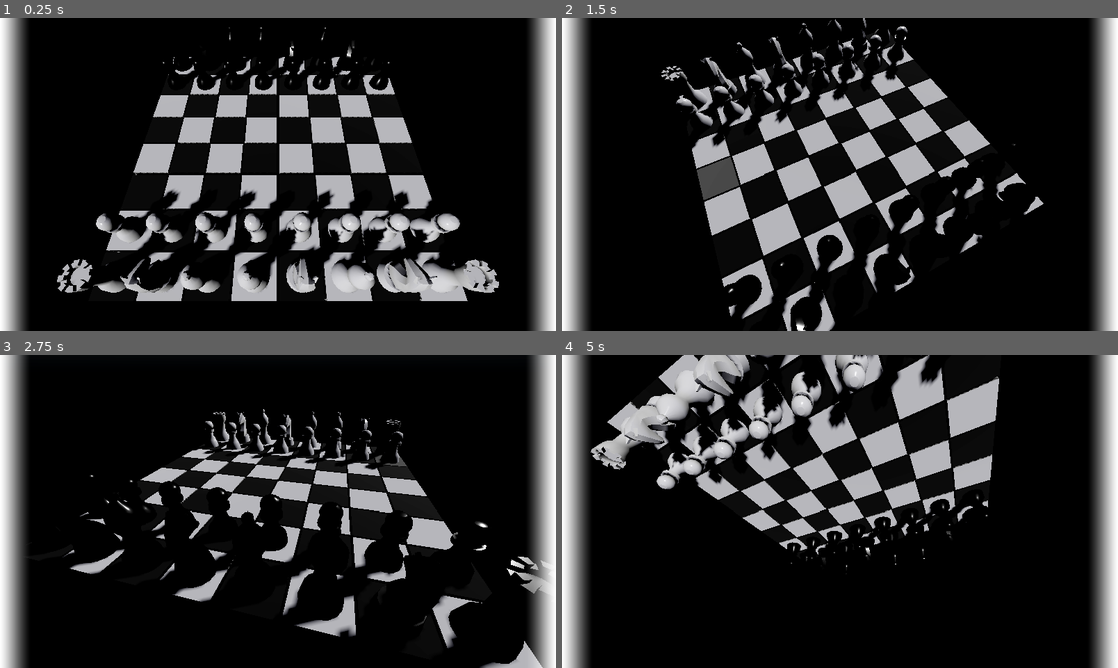
Above: before the commit, frames 1-4 (two rows, left to right).
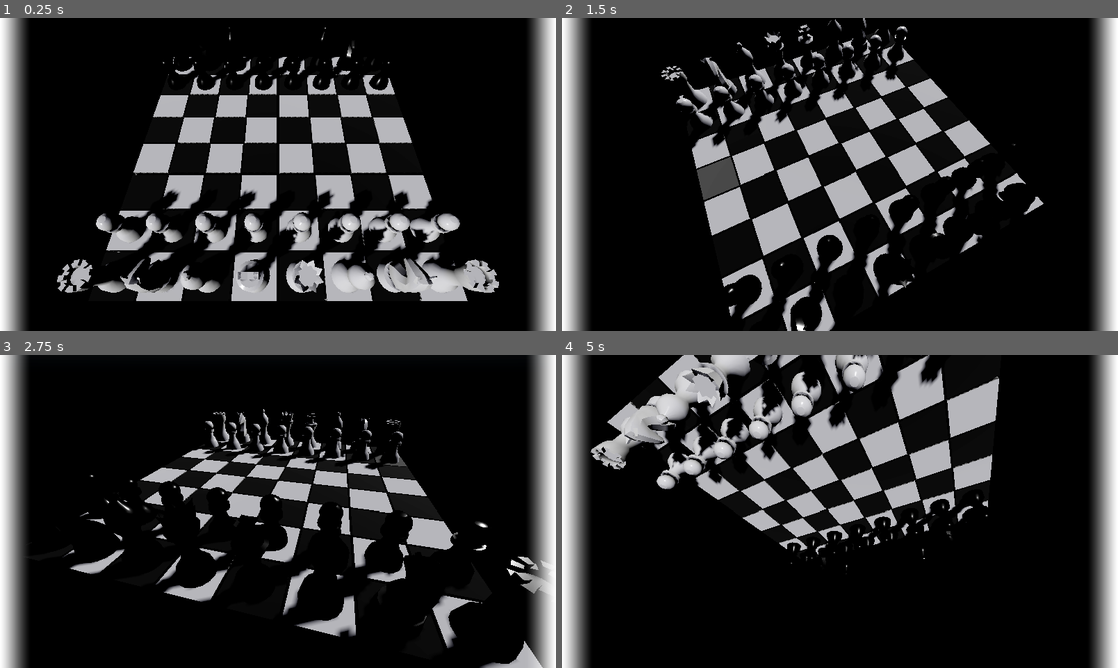
Above: after the commit, the same moments.

Repository: AlterWalrus/godot-chess-3D
Game: Godot game, scene res://scenes/main.tscn
Two runs of this game, one before a commit and one after it. Both use one fixed random seed, a clock stepped at 60 frames per second and the inputs below. A sky picture missing from this copy of the repository is replaced by a grey-blue gradient.
Inputs (mouse positions are in pixels of both pictures, inside the frame that each line leads up to):
- Up to frame 1 (0.25 s): no input
- Up to frame 2 (1.5 s): tap Enter at 0.5 s; move the mouse to (962, 158) at 0.52 s; hold D (right) 0.53-1.28 s; hold Middle mouse button (move) 0.53-1.28 s; move the mouse to (728, 190) at 1.27 s; hold S (down) from 1.28 s (still down); click (728, 190) at 1.35 s
- Up to frame 3 (2.75 s): tap Middle mouse button (move) at 1.55 s; move the mouse to (333, 442) at 2.02 s; release S (down) at 2.03 s; hold D (right) from 2.03 s (still down); hold Middle mouse button (move) from 2.03 s (still down)
- Up to frame 4 (5 s): move the mouse to (812, 574) at 2.77 s; release D (right) at 2.78 s; release Middle mouse button (move) at 2.78 s; hold W (up) 2.78-3.53 s; tap Middle mouse button (move) at 2.85, 3.8, 4.35 s; move the mouse to (1006, 558) at 3.52 s; press the mouse at (1006, 558) at 3.53 s; hold A (left) from 3.53 s (still down); move the mouse to (673, 464) at 4.27 s; release the mouse at (673, 464) at 4.28 s

The runs differ from the first frame. In frame 1, 0.9% of the frame differs, in the area x 42-63%, y 2-88%; in frame 2, 0.4%; in frame 3, 0.5%; in frame 4, 1.2%, in the area x 21-61%, y 0-68%.

Commit message:
added queen and king

Diff:
--- a/scripts/piece.gd
+++ b/scripts/piece.gd
@@ -4,7 +4,6 @@
 var is_white := true
 
 @export var mesh: ArrayMesh
-
 
 func _ready() -> void:
 	var model = MeshInstance3D.new()
@@ -45,7 +44,4 @@
 
 @warning_ignore("unused_parameter")
 func move(from: Vector2, to: Vector2, board_matrix) -> bool:
-	var target_square: Square = board_matrix[to.y][to.x]
-	if target_square.piece != null and target_square.piece.is_white == self.is_white:
-		return false
 	return true
--- a/scripts/pieces/bishop.gd
+++ b/scripts/pieces/bishop.gd
@@ -6,9 +6,6 @@
 
 
 func move(from: Vector2, to: Vector2, board_matrix) -> bool:
-	if not super.move(from, to, board_matrix):
-		return false
-
 	var dx = abs(to.x - from.x)
 	var dy = abs(to.y - from.y)
 
--- a/scripts/pieces/horse.gd
+++ b/scripts/pieces/horse.gd
@@ -5,10 +5,7 @@
 	mesh = load("res://models/horse.obj")
 
 
-func move(from: Vector2, to: Vector2, board_matrix) -> bool:
-	if not super.move(from, to, board_matrix):
-		return false
-
+func move(from: Vector2, to: Vector2, _board_matrix) -> bool:
 	var dx = abs(to.x - from.x)
 	var dy = abs(to.y - from.y)
 
--- a/scripts/pieces/king.gd
+++ b/scripts/pieces/king.gd
@@ -4,12 +4,9 @@
 signal died
 
 func _init() -> void:
-	mesh = load("res://models/horse.obj")
+	mesh = load("res://models/king.obj")
 
-func move(from: Vector2, to: Vector2, board_matrix: Array) -> bool:
-	if not super.move(from, to, board_matrix):
-		return false
-
+func move(from: Vector2, to: Vector2, _board_matrix: Array) -> bool:
 	var dx = abs(to.x - from.x)
 	var dy = abs(to.y - from.y)
 
--- a/scripts/pieces/pawn.gd
+++ b/scripts/pieces/pawn.gd
@@ -6,9 +6,6 @@
 
 
 func move(from: Vector2, to: Vector2, board_matrix) -> bool:
-	if not super.move(from, to, board_matrix):
-		return false
-
 	var dx = to.x - from.x
 	var dy = to.y - from.y
 
--- a/scripts/pieces/queen.gd
+++ b/scripts/pieces/queen.gd
@@ -2,12 +2,10 @@
 extends Piece
 
 func _init() -> void:
-	mesh = load("res://models/bishop.obj")
+	mesh = load("res://models/queen.obj")
+
 
 func move(from: Vector2, to: Vector2, board_matrix) -> bool:
-	if not super.move(from, to, board_matrix):
-		return false
-
 	var dx = abs(to.x - from.x)
 	var dy = abs(to.y - from.y)
 
--- a/scripts/pieces/rook.gd
+++ b/scripts/pieces/rook.gd
@@ -5,9 +5,6 @@
 	mesh = load("res://models/rook.obj")
 
 func move(from: Vector2, to: Vector2, board_matrix) -> bool:
-	if not super.move(from, to, board_matrix):
-		return false
-
 	var dx = to.x - from.x
 	var dy = to.y - from.y
 
Not shown, added: models/king.obj
Not shown, added: models/king.obj.import
Not shown, added: models/queen.obj
Not shown, added: models/queen.obj.import
